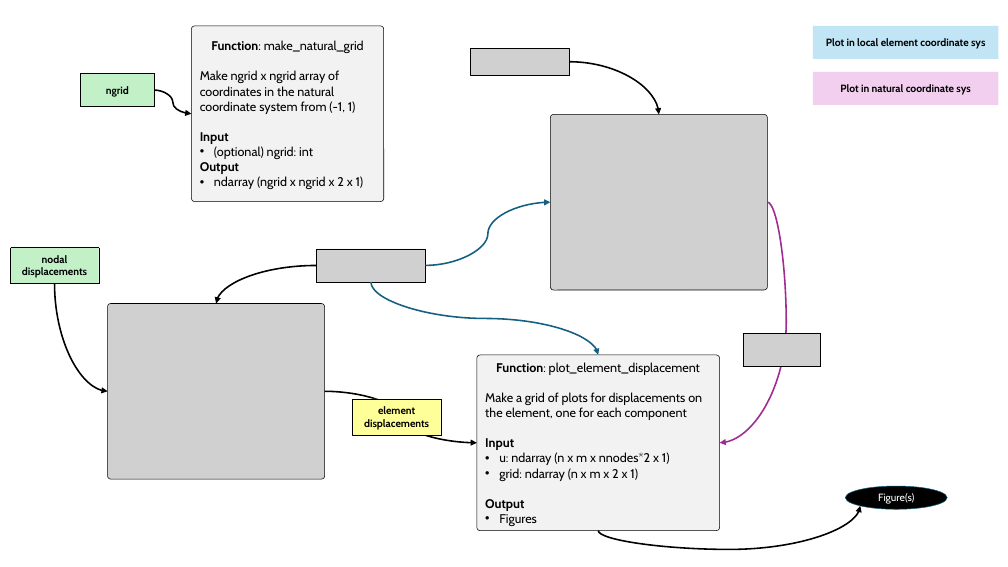
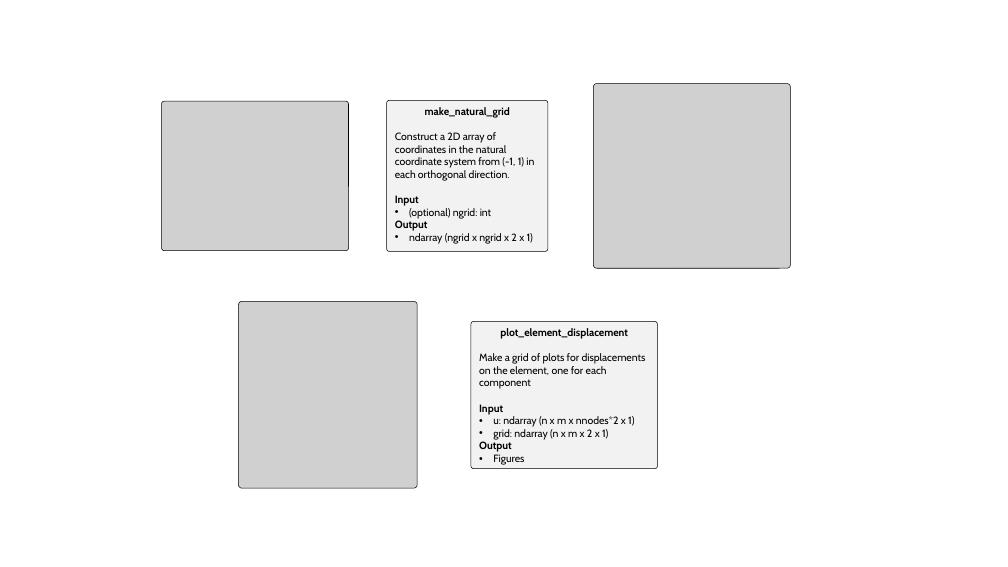
Before and after one commit to mnolaya/theory-of-fea, a slide deck: slide 5 of homeworks/hw_flowcharts.pptx (slide 3 before the commit). Drawn at 1008x567 pixels with LibreOffice and Linux fonts; fonts in the diff are those of the drawing; grey boxes stand for pictures. Boxes give left, top, right and bottom in pixels: in the first picture for what was removed or moved away, otherwise in the second. Text is boxed around its words. In the diff, an @@ line names an element or a change of style, - is before the commit and + after.

```diff
--- a/homeworks/hw_flowcharts.pptx
+++ b/homeworks/hw_flowcharts.pptx
@@ rectangle removed at [813, 26, 998, 59] @@
-Plot in local element coordinate sys
@@ picture removed at [470, 48, 569, 75] @@
@@ rectangle removed at [81, 73, 154, 107] @@
-ngrid
@@ curved arrow removed from (569, 62) to (659, 114) @@
@@ picture: place and size @@
-picture at [551, 114, 768, 290]
+picture at [594, 84, 791, 268]
@@ rectangle removed at [813, 72, 998, 105] @@
-Plot in natural coordinate sys
@@ curved arrow removed from (154, 90) to (191, 113) @@
@@ picture added at [162, 101, 349, 251] @@
@@ rounded rectangle "make_natural_grid" at [386, 101, 547, 252]: vertical alignment middle to top @@
@@ rounded rectangle "make_natural_grid": place and size @@
-rounded rectangle "make_natural_grid" at [191, 26, 383, 201]
+rounded rectangle "make_natural_grid" at [386, 101, 547, 252]
@@ text in rounded rectangle at [395, 107, 534, 181]: text changed; size 12 to 10 pt @@
-Function: make_natural_grid
-Make ngrid x ngrid array of coordinates in the natural coordinate system from (-1, 1)
+make_natural_grid
+Construct a 2D array of coordinates in the natural coordinate system from (-1, 1) in each orthogonal direction.
@@ text in rounded rectangle at [395, 195, 533, 244]: size 12 to 10 pt in "Input", "(optional) ngrid: int", "Output", "ndarray (ngrid x ngrid x 2 x ..." @@
@@ curved arrow removed from (426, 265) to (551, 202) @@
@@ curved arrow removed from (768, 202) to (720, 443) @@
@@ rectangle removed at [11, 247, 99, 284] @@
-nodal displacements
@@ curved arrow removed from (317, 265) to (216, 303) @@
@@ picture removed at [317, 249, 426, 282] @@
@@ curved arrow removed from (54, 284) to (107, 392) @@
@@ curved arrow removed from (371, 282) to (598, 355) @@
@@ picture removed at [107, 303, 324, 479] @@
@@ picture added at [238, 302, 417, 488] @@
@@ rounded rectangle "plot_element_displacement": place and size @@
-rounded rectangle "plot_element_displacement" at [477, 355, 720, 531]
+rounded rectangle "plot_element_displacement" at [471, 321, 658, 469]
@@ rounded rectangle "plot_element_displacement" at [471, 321, 658, 469]: vertical alignment middle to top @@
@@ text in rounded rectangle at [500, 328, 628, 339]: text changed; size 12 to 10 pt; bold on @@
-Function: plot_element_displacement
+plot_element_displacement
@@ text in rounded rectangle at [479, 353, 646, 465]: size 12 to 10 pt in "Make a grid of plots for displacements ...", "Input", "u: ndarray (n x m x nnodes*2 ...", "grid: ndarray (n x m x 2 ..." and 2 more places @@
@@ picture removed at [743, 333, 820, 367] @@
@@ curved arrow removed from (324, 392) to (477, 443) @@
@@ rectangle removed at [352, 399, 441, 436] @@
-element displacements
@@ curved arrow removed from (598, 531) to (861, 506) @@
@@ ellipse removed at [845, 486, 948, 510] @@
-Figure(s)
```
Also in this commit, not shown: 2 other slides changed, 2 slides added, 2 other files.
